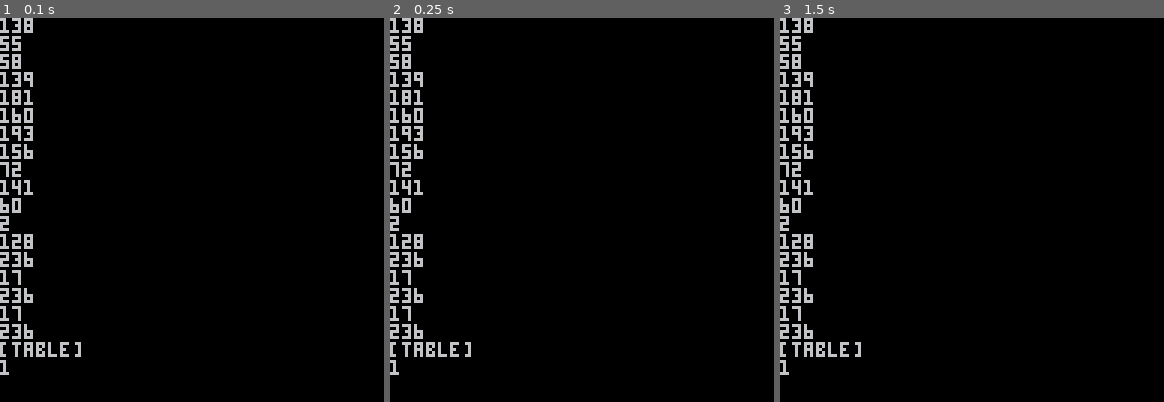
Above: before the commit, frames 1-3 (left to right).
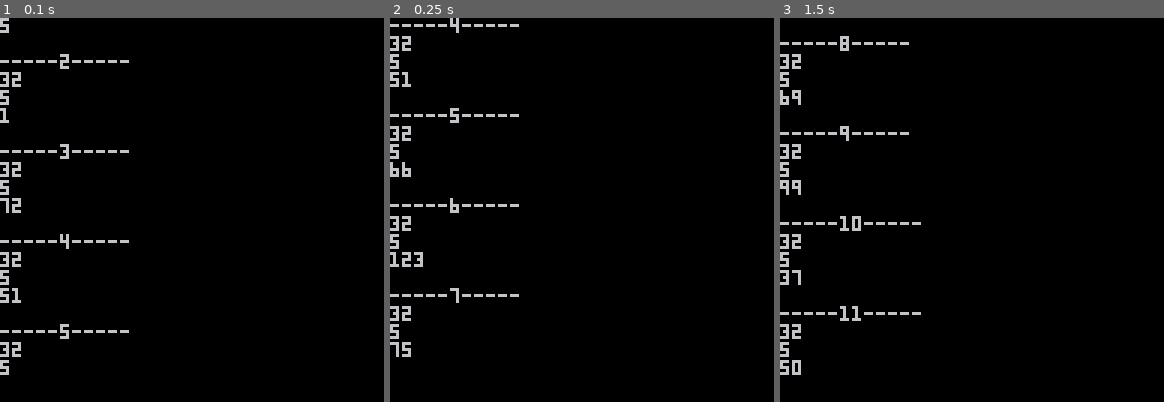
Above: after the commit, the same moments.

Repository: GibletsofJesus/Pico8-QR-Code-Generator
Game: PICO-8 cartridge qr.p8
The game is run twice, just before and just after one commit, with the same random seed, the same clock (stepped at 60 frames per second) and the same inputs.
Inputs:
- Up to frame 1 (0.1 s): no input
- Up to frame 2 (0.25 s): no input
- Up to frame 3 (1.5 s): no input

The runs differ from the first frame. In frame 1, 3.4% of the frame differs, in the area x 0-34%, y 0-93%; in frame 2, 3.5%; in frame 3, 3.6%, in the area x 0-37%, y 0-93%.

Commit message:
Slowly starting to understand this long division business

Diff:
--- a/qr.p8
+++ b/qr.p8
@@ -1,5 +1,5 @@
 pico-8 cartridge // http://www.pico-8.com
-version 16
+version 18
 __lua__
 
 --https://www.thonky.com/qr-code-tutorial
@@ -40,16 +40,7 @@
 
  local encodedData = encodeDataAsBinaryString(dataToEncode, version)
 
- local messagePolynomial={}
- for i=1,#encodedData,8 do
-  ?tonum("0b"..sub(encodedData,i,i+7))
-  add(messagePolynomial,tonum("0b"..sub(encodedData,i,i+7)))
- end
- --instead of generating the error correction polynomials
- -- we'll instead fetch the results from a list since maths is hard and life's too short
- errorCorrectionPolynomial = getPreGeneratedPolynomialForErrorCorrectionLevelLForVersion(version)
- ?errorCorrectionPolynomial
- ?version
+ generateErrorCorrectionCodeWords(version, encodedData)
 
 end
 
@@ -123,10 +114,48 @@
  return encodedData
 end
 
+function generateErrorCorrectionCodeWords(version, encodedData)
+  local messagePolynomial={}
+  for i=1,#encodedData,8 do
+   add(messagePolynomial,tonum("0b"..sub(encodedData,i,i+7)))
+  end
+  --instead of generating the error correction polynomials
+  -- we'll instead fetch the results from a list since maths is hard and life's too short
+  errorCorrectionPolynomial = getPreGeneratedPolynomialForErrorCorrectionLevelLForVersion(version)
+
+  --hello world 1-m testing
+  errorCorrectionPolynomial=
+  {0 ,251,67,46 ,61 ,118,70 ,64,94,32,45}
+  messagePolynomial=
+  {32,91 ,11,120,209,114,220,77,67,64,236,17,236,17,236,17}
+
+  local errorCorrectionCodeWordsForGroup1={7,10,15,20,26,18,20,24,30}
+  local numberOfBlocksRequiredInGroup1={1,1,1,1,1,2,2,2,2}
+
+  --make sure lead term for each polynomial exponent is the same
+  for i=2,#messagePolynomial do
+    add(errorCorrectionPolynomial,0)
+  end
+  --for i=1,errorCorrectionCodeWordsForGroup1[version] do
+  for i=1,errorCorrectionCodeWordsForGroup1[version]+3 do
+    add(messagePolynomial,0)
+  end
+
+ for j=1,16 do
+  for i=1,#errorCorrectionPolynomial do
+    errorCorrectionPolynomial[i]=(getAlphaNotationValueForDecimal(messagePolynomial[j])+errorCorrectionPolynomial[i])%255
+    ?""
+    ?"-----"..i.."-----"
+    ?messagePolynomial[j]
+    ?getAlphaNotationValueForDecimal(messagePolynomial[j])
+    ?errorCorrectionPolynomial[i]
+    if (i>10)stop()
+  end
+ end
+end
+
 function getPreGeneratedPolynomialForErrorCorrectionLevelLForVersion(version)
  --get codewords required for group 1
- local errorCorrectionCodeWordsForGroup1={7,10,15,20,26,18,20,24,30}
- local numberOfBlocksRequiredInGroup1={1,1,1,1,1,2,2,2,2}
  local preGeneratedPolynomialForErrorCorrectionLevelL={
   {0,87,229,146,149,238,102,21},
   {0,251,67,46,61,118,70,64,94,32,45},
@@ -135,6 +164,17 @@
  return preGeneratedPolynomialForErrorCorrectionLevelL[version]
 end
 
+function getAlphaNotationValueForDecimal(value)
+  --Pico 8 has no log() function, nor does it handle large numbers well
+  -- therefore a horrid lookup table is best scenario here
+  return ({0,1,25,2,50,26,198,3,223,51,238,27,104,199,75,4,100,224,14,52,141,239,129,28,193,105,248,200,8,76,113,5,138,101,47,225,36,15,33,53,147,142,218,240,18,130,69,29,181,194,125,106,39,249,185,201,154,9,120,77,228,114,166,6,191,139,98,102,221,48,253,226,152,37,179,16,145,34,136,54,208,148,206,143,150,219,189,241,210,19,92,131,56,70,64,30,66,182,163,195,72,126,110,107,58,40,84,250,133,186,61,202,94,155,159,10,21,121,43,78,212,229,172,115,243,167,87,7,112,192,247,140,128,99,13,103,74,222,237,49,197,254,24,227,165,153,119,38,184,180,124,17,68,146,217,35,32,137,46,55,63,209,91,149,188,207,205,144,135,151,178,220,252,190,97,242,86,211,171,20,42,93,158,132,60,57,83,71,109,65,162,31,45,67,216,183,123,164,118,196,23,73,236,127,12,111,246,108,161,59,82,41,157,85,170,251,96,134,177,187,204,62,90,203,89,95,176,156,169,160,81,11,245,22,235,122,117,44,215,79,174,213,233,230,231,173,232,116,214,244,234,168,80,88,175})[value]
+end
+
+function getDecimalValueForAlphaNotation(alphaNotationExponent)
+  return ({1,2,4,8,16,32,64,128,29,58,116,232,205,135,19,38,76,152,45,90,180,117,234,201,143,3,6,12,24,48,96,192,157,39,78,156,37,74,148,53,106,212,181,119,238,193,159,35,70,140,5,10,20,40,80,160,93,186,105,210,185,111,222,161,95,190,97,194,153,47,94,188,101,202,137,15,30,60,120,240,253,231,211,187,107,214,177,127,254,225,223,163,91,182,113,226,217,175,67,134,17,34,68,136,13,26,52,104,208,189,103,206,129,31,62,124,248,237,199,147,59,118,236,197,151,51,102,204,133,23,46,92,184,109,218,169,79,158,33,66,132,21,42,84,168,77,154,41,82,164,85,170,73,146,57,114,228,213,183,115,230,209,191,99,198,145,63,126,252,229,215,179,123,246,241,255,227,219,171,75,150,49,98,196,149,55,110,220,165,87,174,65,130,25,50,100,200,141,7,14,28,56,112,224,221,167,83,166,81,162,89,178,121,242,249,239,195,155,43,86,172,69,138,9,18,36,72,144,61,122,244,245,247,243,251,235,203,139,11,22,44,88,176,125,250,233,207,131,27,54,108,216,173,71,142,1})[alphaNotationExponent+1]
+end
+
 --makeQRCode(tweet_url)
-makeQRCode("craigtinney.co.uk")
+makeQRCode("hello world")
+--makeQRCode("craigtinney.co.uk")
 --makeQRCode("http://craigtinney.co.uk/carts/games/helicopter.html")
